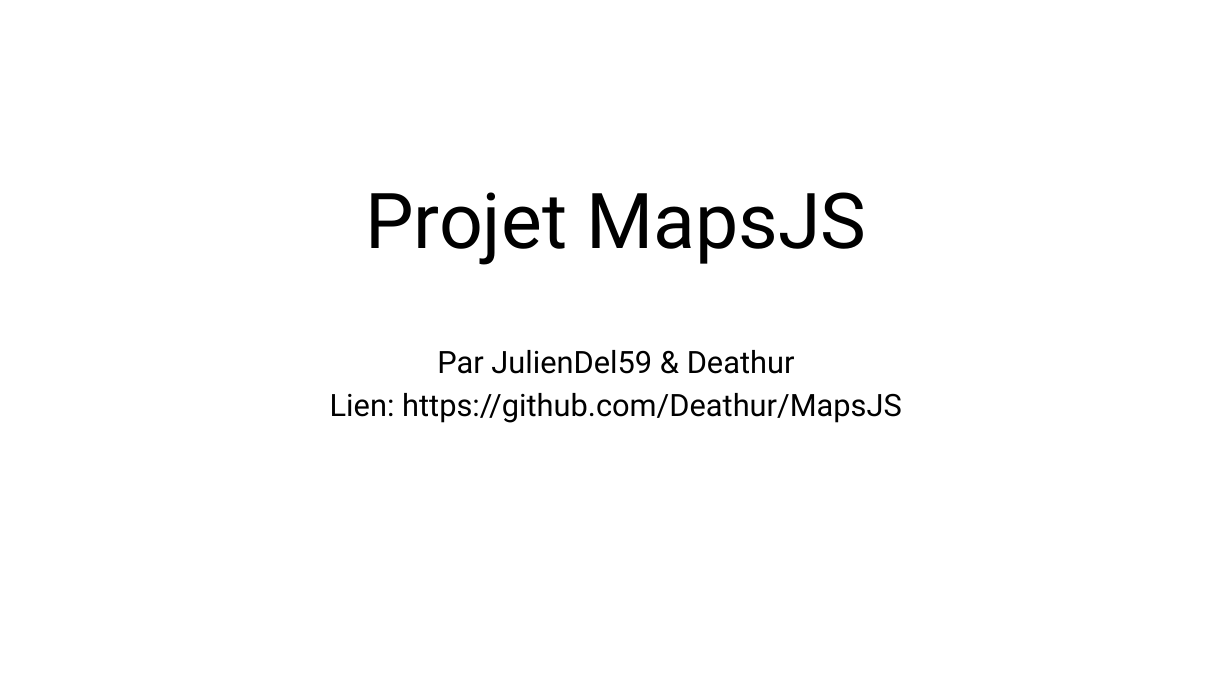
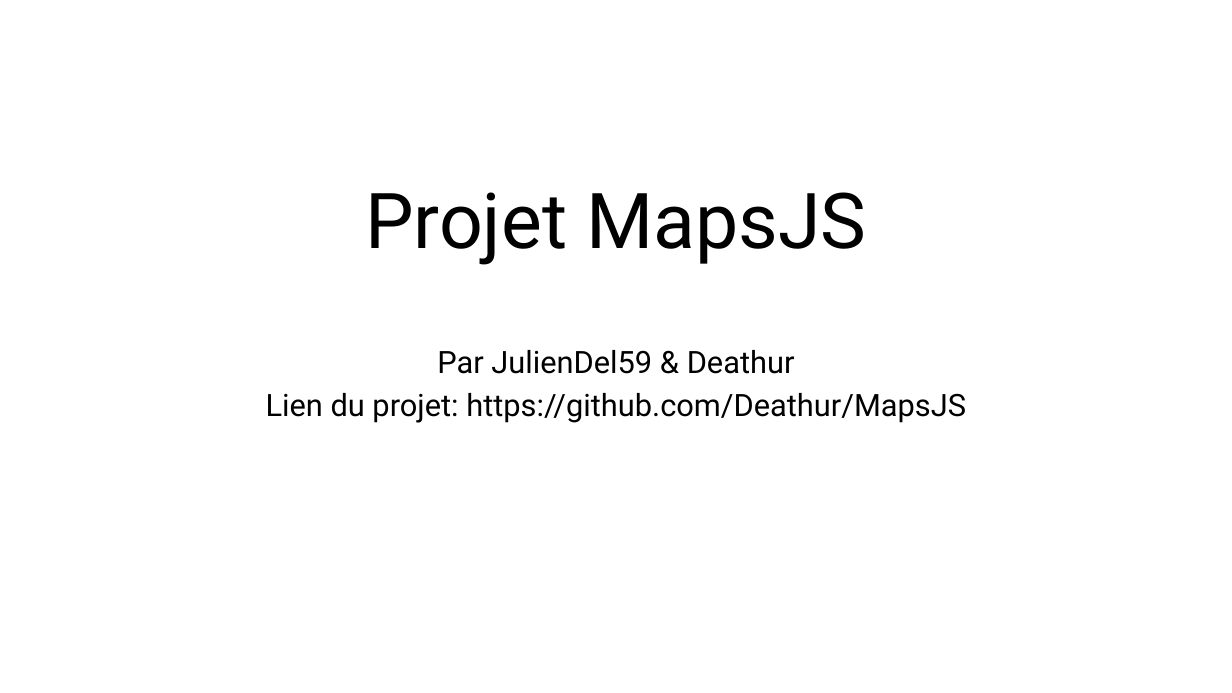
Before and after one commit to Deathur/MapsJS, a slide deck: slide 1 of Présentation Projet.pptx. Drawn at 1232x693 pixels with LibreOffice and Linux fonts; fonts in the diff are those of the drawing. Boxes give left, top, right and bottom in pixels: in the first picture for what was removed or moved away, otherwise in the second. Text is boxed around its words. In the diff, an @@ line names an element or a change of style, - is before the commit and + after.

Commit message:
projet update

```diff
--- a/Présentation Projet.pptx
+++ b/Présentation Projet.pptx
@@ subtitle at bbox=[266, 393, 966, 423]: text changed @@
-Lien: https://github.com/Deathur/MapsJS
+Lien du projet: https://github.com/Deathur/MapsJS
```
Also in this commit, not shown: 1 other slide changed.
